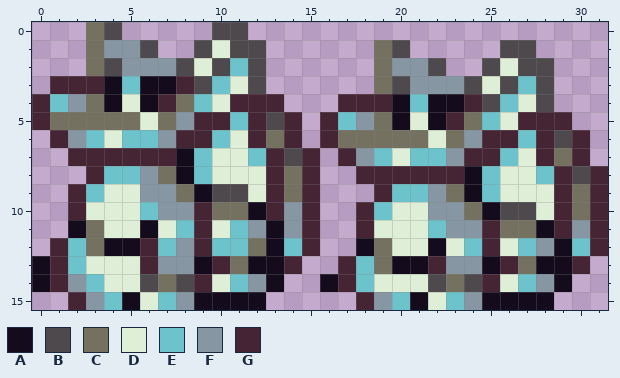
Pixel-art sprite, stored at assets/images/platino.png. Above is the file before it was changed.
The file is 32x16 pixels.
Palette (. is transparent): A #140c1c  B #4d494d  C #757161  D #dfefd7  E #6dc3cb  F #8696a2  G #452434
Pixels before, first column x 0:
 0 ...CB.....BB....................
 1 ...CFFB..BDBB......CB.....BB....
 2 ...CBFFFBDBEB......CFFB..BDBB...
 3 .GGGAEAAGBEDB......CBFFFBDBEB...
 4 GEFCADAGCEDGGG...GGGAEAAGBEDB...
 5 GCCCCCDCFGGEGBG.GEFCADAGCEDGGG..
 6 .GFEDEEFGGEDGCG.GCCCCCDCFGGEGBG.
 7 ..GGGGGGAEDDEGBG.GFEDEEFGGEDGCG.
 8 ...GEEFCAEDDDGCG..GGGGGGAEDDEGBG
 9 ..GEDDFFCABBDGCG...GEEFCAEDDDGCG
10 ..GDDDEFFGCCAGFG..GEDDFFCABBDGCG
11 ..ACDDADEGDEFAFG..GDDDEFFGCCAGFG
12 .GECAAGEFGEECAEG..ACDDADEGDEFAEG
13 AGEDDDGFFAGCAAG..GECAAGFFAGCAAG.
14 AGFEDDBCBGDEFA..AGEDDDBCBGDEFA..
15 ..GFEADEFAAAA.....GFEADEFAAAA...
After the commit:
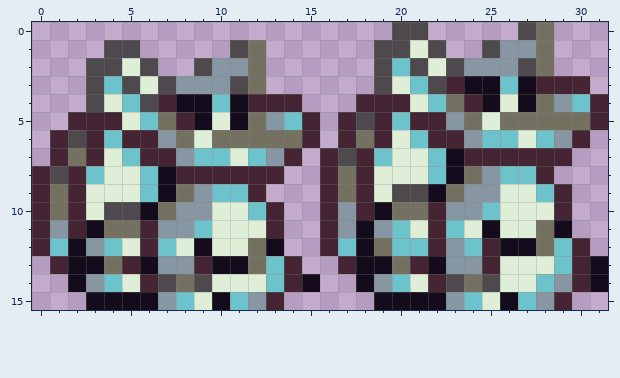
Changes in this commit:
Changed rows in their new state; - is an unchanged pixel.
first column x 0:
 0 ---..-----..--------BB-----BC---
 1 ---.BB.--..-C------B-DB--BFFC---
 2 ---B-DB..BFFC------BEBDBFFF-C---
 3 -..BEBDBFFFBC------BDEBGAAEAGGG-
 4 ...BDEB-AAEA--G--.--GDEC-ADACFEG
 5 ..GGGDE-GADACFEG.GBGEGGF-DCCCCCG
 6 --BGEGG-CDCCC-CG.G-GDEGG-EEDEF--
 7 -GC-DE--F-E--FG.GBG--D-A--GG-G.-
 8 GBGEDDEAGGGGG-..GC-DDDEACFEEG...
 9 GC-D--EA-FEEG...GCGDBBA-FF--E-..
10 GC--BBAC-FDDE-..GF-ACCG-FEDD--..
11 GFGACCGFFE-DDG..GFAFE-GEDADDCA..
12 GEAFED--DADD--..GE--EEGF--AACEG.
13 .-AACGA--GAACE----AACGA--GDDDE-A
14 ..AFE-GBCB-DDEGA..AFE-GBCB-DEFGA
15 --.AA-AFED-EFG----.AA-AFED-EFG--
Boxes around the changes in both pictures, in picture pixels (x1, y1, x2, y2):
changed: (32, 22, 608, 310)
